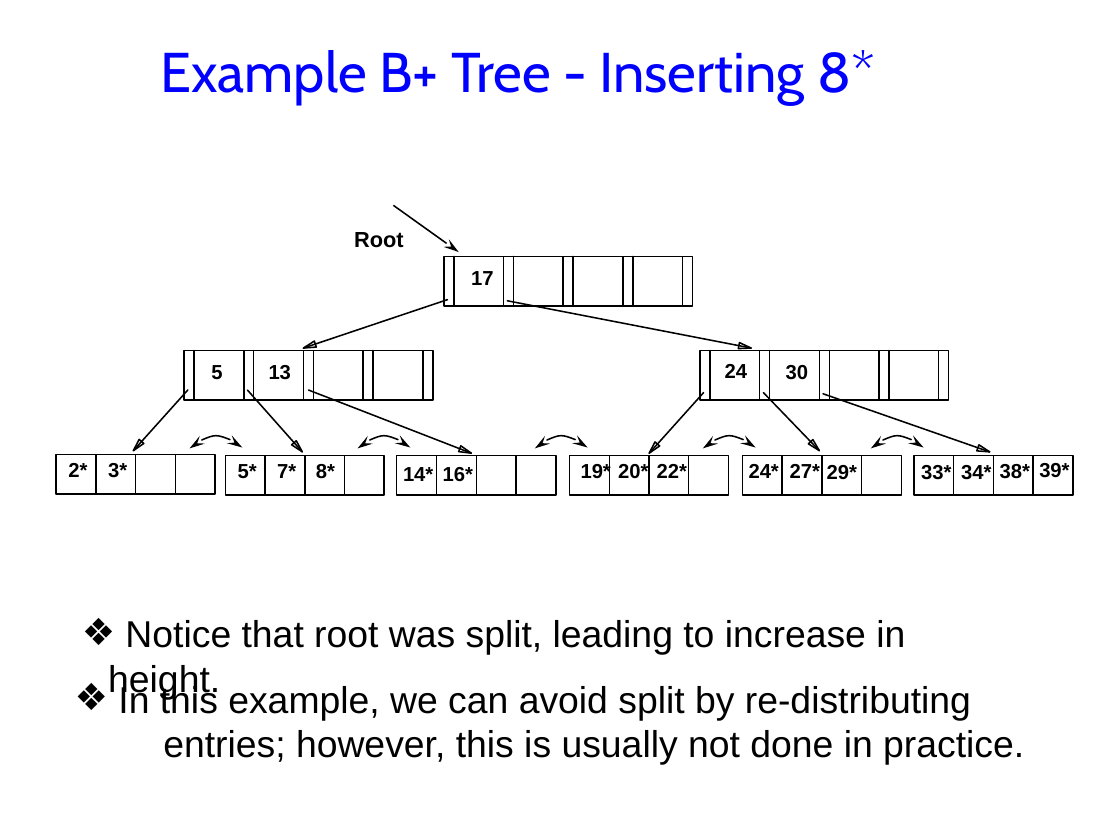
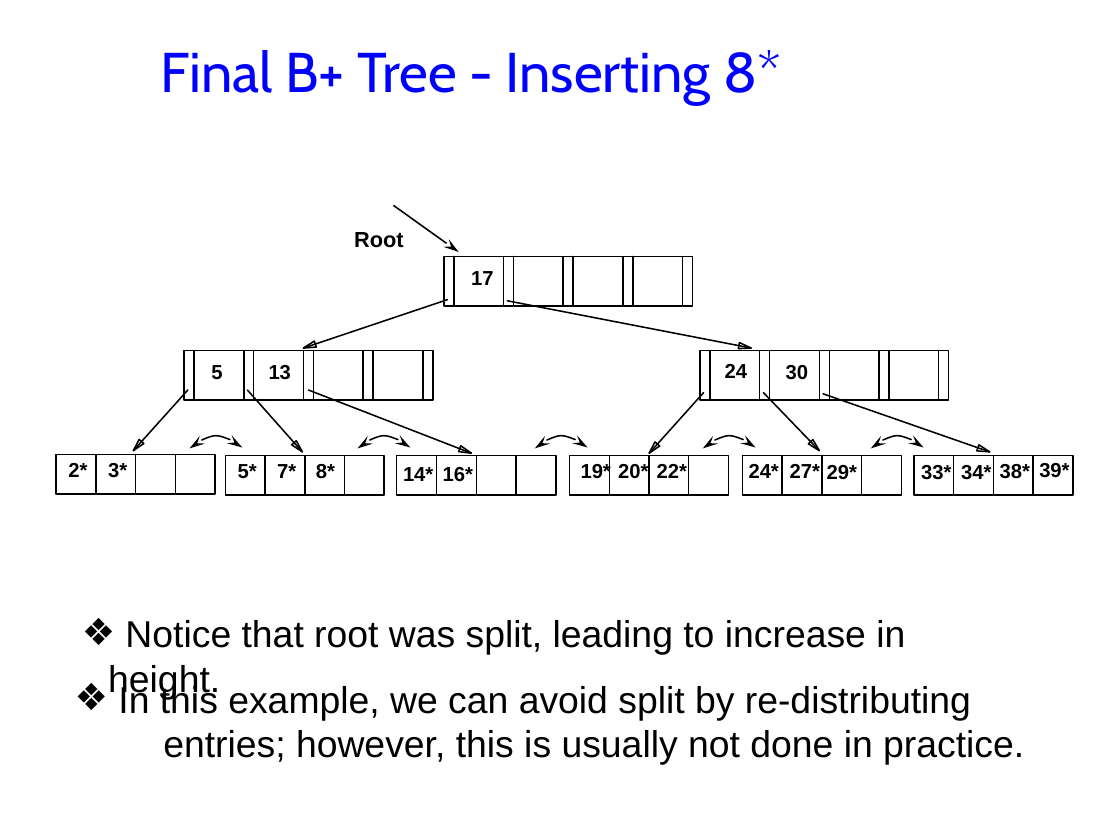
Before and after one commit to jhellerstein/cs186-09, a slide deck: slide 18 of lecs/06-TreeIndexes.ppt (slide 17 before the commit). Drawn at 1120x840 pixels with LibreOffice and Linux fonts; fonts in the diff are those of the drawing; background and template pictures are left out. Boxes give left, top, right and bottom in pixels: in the first picture for what was removed or moved away, otherwise in the second. Text is boxed around its words. In the diff, an @@ line names an element or a change of style, - is before the commit and + after.

```diff
--- a/lecs/06-TreeIndexes.ppt
+++ b/lecs/06-TreeIndexes.ppt
@@ title at bbox=[161, 50, 781, 104]: text changed @@
-Example B+ Tree - Inserting 8*
+Final B+ Tree - Inserting 8*
```
Also in this commit, not shown: 11 other slides changed, 1 slide added, 1 slide removed, 1 other file.
